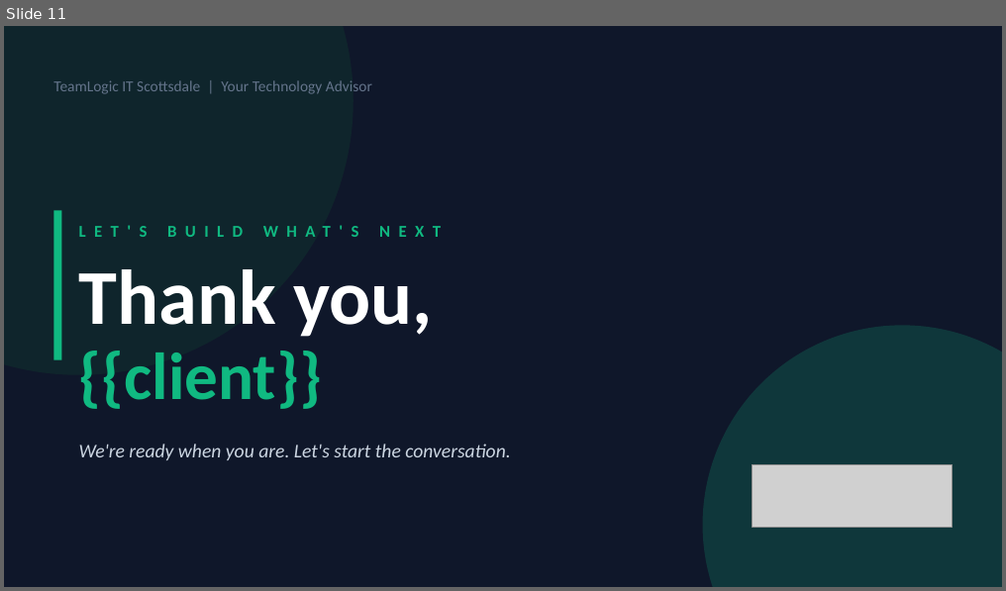
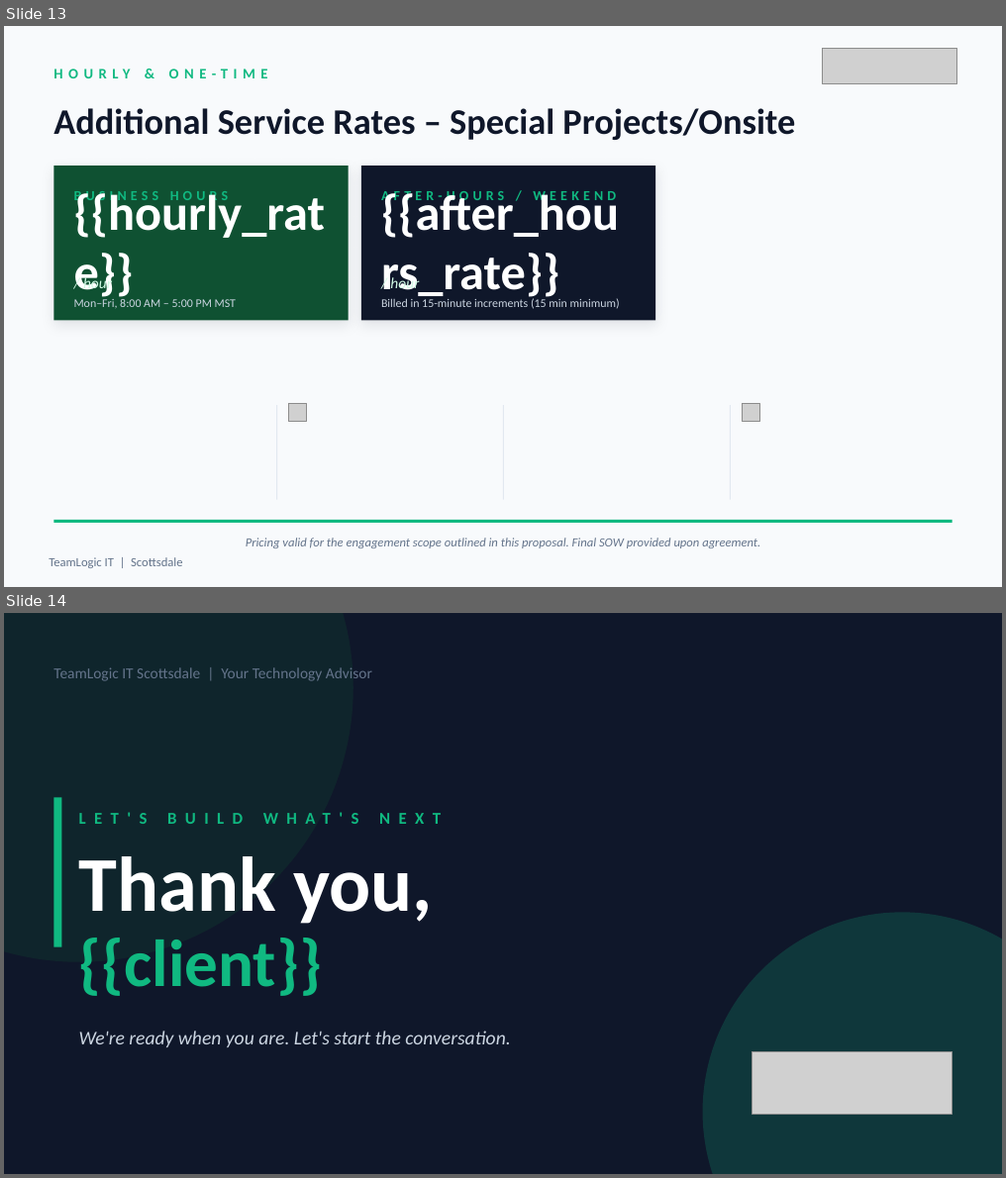
Before and after one commit to sphinxtah/tlit-proposal-gen, a slide deck: templates/proposal.pptx. Shown one above the other, each under a label of ours: slide 11 before the commit, slides 13 and 14 after it. The pictures are 1006x591 and 1006x1178 pixels, drawn with LibreOffice and Linux fonts; fonts in the diff are those of the drawing; grey boxes stand for pictures. Boxes give left, top, right and bottom in pixels: in the first picture for what was removed or moved away, otherwise in the second. Text is boxed around its words. In the diff, an @@ line names an element or a change of style, - is before the commit and + after.

```diff
--- a/templates/proposal.pptx
+++ b/templates/proposal.pptx
@@ slide 13 added at [4,26,1002,587], background #F8FAFC @@
@@ picture added at [823,48,957,83] @@
@@ text added at [54,58,652,87], 10.5 pt, text #10B981, bold @@
+HOURLY & ONE-TIME
@@ text added at [54,108,795,140], 26 pt, text #0F172A, bold @@
+Additional Service Rates – Special Projects/Onsite
@@ rectangle added at [54,166,349,320], fill #0F5132 @@
@@ rectangle added at [361,166,655,320], fill #0F172A @@
@@ text added at [74,191,228,205], 10 pt, text #10B981, bold @@
+BUSINESS HOURS
@@ text added at [74,191,325,238], 36 pt, text #FFFFFF, bold @@
+{{hourly_rate}}
@@ text added at [381,191,616,205], 10 pt, text #10B981, bold @@
+AFTER-HOURS / WEEKEND
@@ text added at [381,190,619,301], 36 pt, text #FFFFFF, bold @@
+{{after_hours_rate}}
@@ text added at [83,275,112,293], 11 pt, text #D1FAE5, italic @@
+/ hour
@@ text added at [390,275,419,293], 11 pt, text #D1FAE5, italic @@
+/ hour
@@ text added at [74,299,236,308], 8.5 pt, text #CBD5E1 @@
+Mon–Fri, 8:00 AM – 5:00 PM MST
@@ text added at [381,298,620,309], 8.5 pt, text #CBD5E1 @@
+Billed in 15-minute increments (15 min minimum)
@@ rectangle added at [276,405,277,500], fill #E2E8F0 @@
@@ picture added at [288,404,306,422] @@
@@ rectangle added at [503,405,504,500], fill #E2E8F0 @@
@@ rectangle added at [730,405,731,500], fill #E2E8F0 @@
@@ picture added at [742,404,759,422] @@
@@ rectangle added at [54,520,952,523], fill #10B981 @@
@@ text added at [49,558,182,569], 9 pt, text #64748B @@
+TeamLogic IT | Scottsdale
@@ text added at [246,538,760,549], 9 pt, text #64748B, italic @@
+Pricing valid for the engagement scope outlined in this proposal. Final SOW provided upon agreement.
@@ what was slide 11 is now slide 14 @@
```
Also in this commit, not shown: 2 other slides added, 20 other files.
